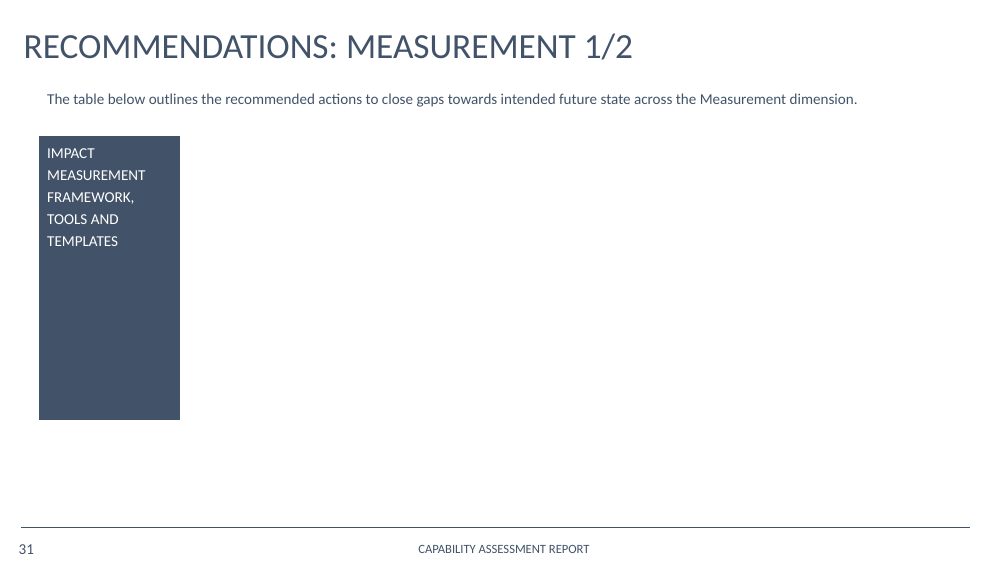
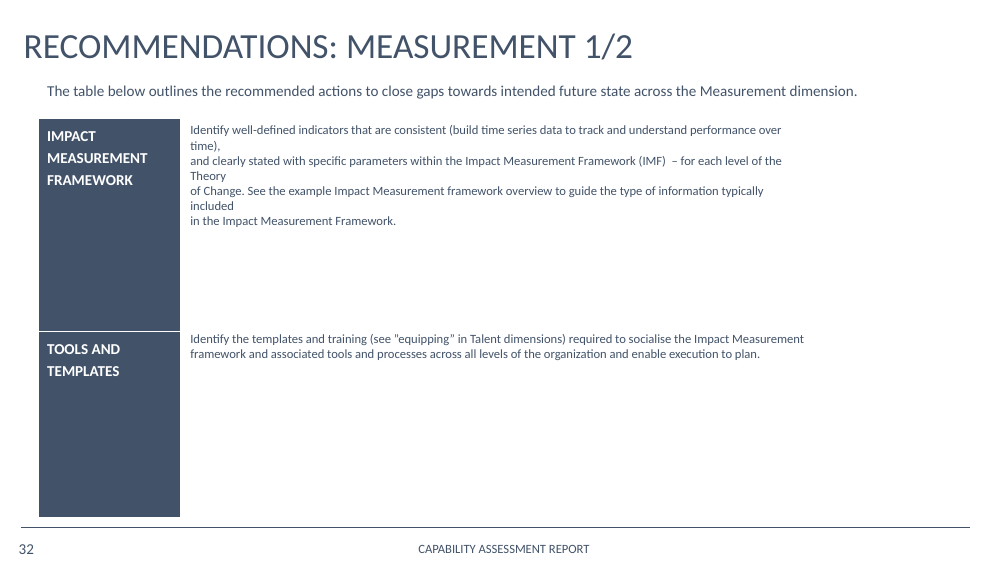
Before and after one commit to opus-meum/power-automate, a slide deck: slide 32 of Capability Assessment Report.pptx (slide 31 before the commit). Drawn at 1008x567 pixels with LibreOffice and Linux fonts; fonts in the diff are those of the drawing; background and template pictures are left out. Boxes give left, top, right and bottom in pixels: in the first picture for what was removed or moved away, otherwise in the second. Text is boxed around its words. In the diff, an @@ line names an element or a change of style, - is before the commit and + after.

```diff
--- a/Capability Assessment Report.pptx
+++ b/Capability Assessment Report.pptx
@@ text "The table below outlines the ...": place and size @@
-text "The table below outlines the ..." at [47, 93, 858, 107]
+text "The table below outlines the ..." at [47, 85, 858, 99]
@@ table at [38, 119, 977, 518] @@
-row 1: IMPACT MEASUREMENT FRAMEWORK, TOOLS AND TEMPLATES | 
+row 1: IMPACT MEASUREMENT FRAMEWORK | 
+row 2: TOOLS AND TEMPLATES | 
@@ table: place and size @@
-table at [38, 136, 977, 417]
+table at [38, 119, 977, 518]
@@ text added at [190, 125, 782, 210], 10 pt, text #425369 @@
+Identify well-defined indicators that are consistent (build time series data to track and understand performance over time),
+and clearly stated with specific parameters within the Impact Measurement Framework (IMF) – for each level of the Theory
+of Change. See the example Impact Measurement framework overview to guide the type of information typically included
+in the Impact Measurement Framework.
@@ text added at [190, 334, 804, 360], 10 pt, text #425369 @@
+Identify the templates and training (see ”equipping” in Talent dimensions) required to socialise the Impact Measurement
+framework and associated tools and processes across all levels of the organization and enable execution to plan.
@@ page number at [19, 544, 34, 554]: text changed @@
-31
+32
```
Also in this commit, not shown: 26 other slides changed, 2 slides added, 1 slide removed, 20 other files.
